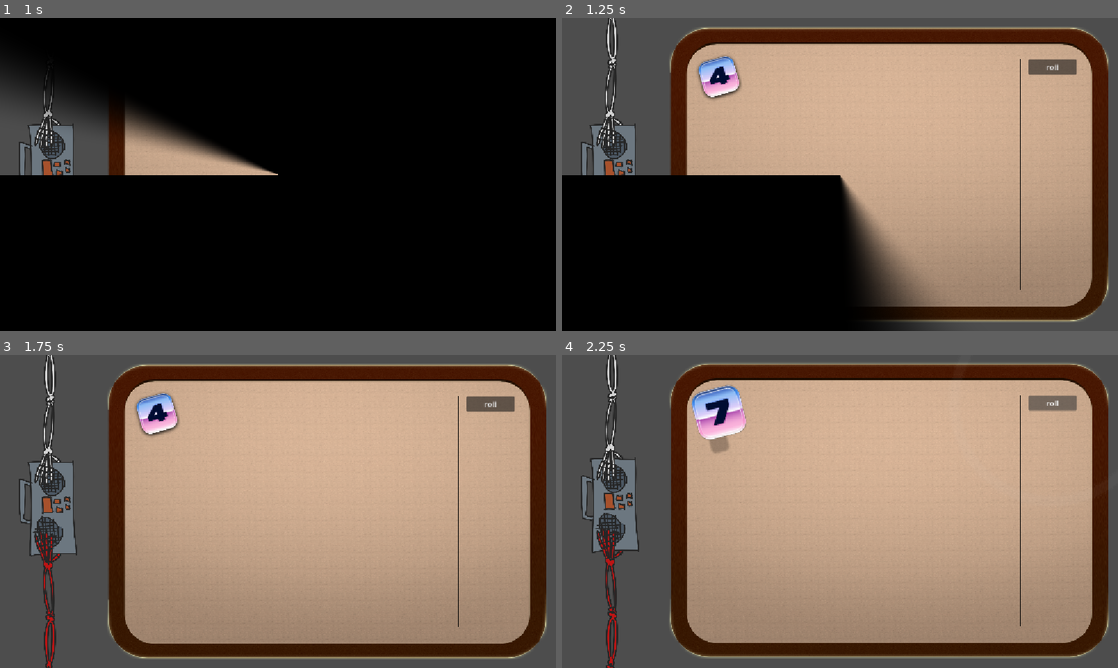
Above: before the commit, frames 1-4 (two rows, left to right).
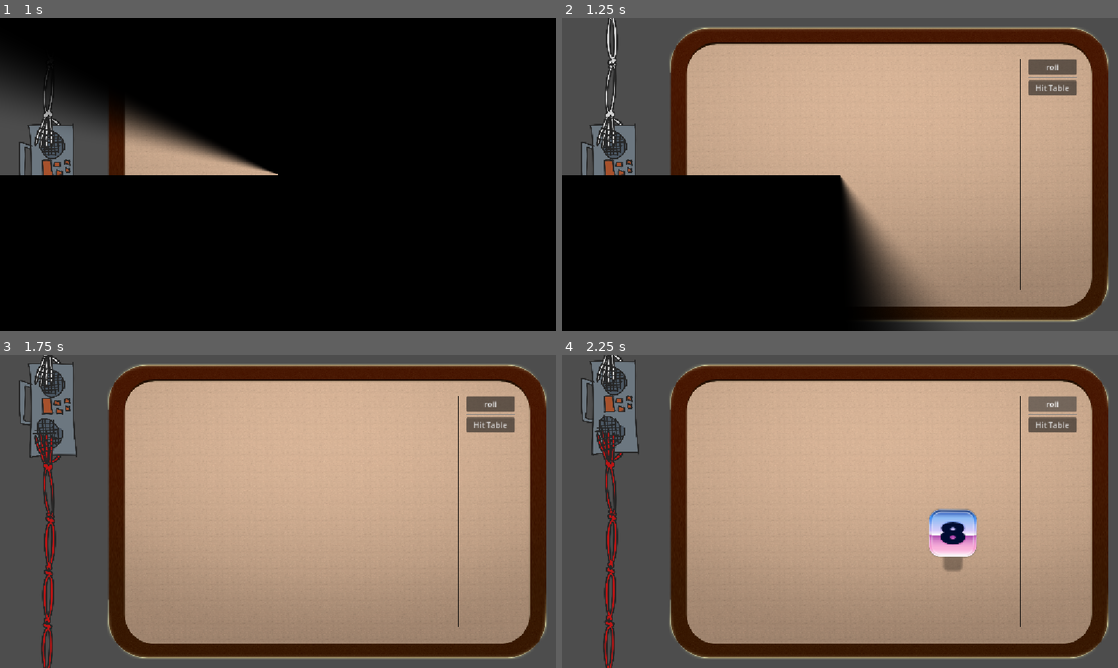
Above: after the commit, the same moments.

Repository: vhoyer/ludum_dare_60
Game: Godot game, scene res://stages/main_menu/main_menu.tscn
Two runs of this game, one before a commit and one after it. Both use one fixed random seed, a clock stepped at 60 frames per second and the inputs below.
Inputs (mouse positions are in pixels of both pictures, inside the frame that each line leads up to):
- Up to frame 1 (1 s): click "start! ,)" at 0.5 s
- Up to frame 2 (1.25 s): no input
- Up to frame 3 (1.75 s): move the mouse to (400, 495) at 1.27 s; hold Right (ui_right) from 1.28 s (still down); tap K at 1.35 s; click (400, 495) at 1.42 s
- Up to frame 4 (2.25 s): release Right (ui_right) at 2 s; click "roll" at 2 s

Frame 1 is identical in both runs. In frame 2, 1.3% of the frame differs, in the area x 24-93%, y 11-27%; in frame 3, 6.4%; in frame 4, 11%, in the area x 3-99%, y 0-100%.

Commit message:
✨ Add physics to the dice roll

Diff:
--- a/components/game_dice/game_dice.gd
+++ b/components/game_dice/game_dice.gd
@@ -1,6 +1,8 @@
 @tool
 class_name GameDice
-extends Node2D
+extends RigidBody2D
+
+const ROTATION_RANGE = 18
 
 
 signal roll_finished()
@@ -22,7 +24,9 @@
 @export_range(0, 1)
 var _height: float = 0:
 	set(value):
-		_height = value
+		_height = clamp(value, 0, 1)
+		if _height <= 0:
+			AudioEventBus.emit(AudioEventBus.Id.DIE_LANDED)
 		_model_updated.emit()
 
 
@@ -68,20 +72,39 @@
 	_process_rolling(delta)
 
 
-func roll(result: int) -> void:
+func _integrate_forces(state: PhysicsDirectBodyState2D) -> void:
+	if _height > 0.05: return
+
+	state.apply_impulse(-1 * state.linear_velocity * 0.1)
+	pass
+
+
+func roll(result: int, throw_direction:= Vector2.ZERO, throw_force:= 10.0) -> void:
 	_rolling = true
 	_rolling_counter = 0
 	AudioEventBus.emit(AudioEventBus.Id.DIE_ROLLING)
 
-	const ROTATION_RANGE = 18
-	var tween_rotation = self.create_tween()
-	tween_rotation.set_trans(Tween.TRANS_CIRC).set_ease(Tween.EASE_IN_OUT)
-	tween_rotation.tween_property(
-		visual_root,
-		"rotation_degrees",
-		(randf() * ROTATION_RANGE * 2 - ROTATION_RANGE),
-		_dice_rising_time * 2)
+	_randomize_rotation(_dice_rising_time * 10)
 
+	_height = 1
+
+	var tween = self.create_tween()
+	tween.set_trans(Tween.TRANS_BOUNCE).set_ease(Tween.EASE_OUT)
+	tween.tween_property(self, "_height", 0, _dice_rising_time * 10)
+	tween.tween_callback(func():
+		_rolling = false
+		sprite_dice.frame = result
+		roll_finished.emit()
+		pass)
+
+	self.apply_impulse(throw_direction.normalized() * throw_force)
+
+func reroll(result: int) -> void:
+	_rolling = true
+	_rolling_counter = 0
+	AudioEventBus.emit(AudioEventBus.Id.DIE_ROLLING)
+
+	_randomize_rotation(_dice_rising_time * 2)
 
 	var tween = self.create_tween()
 	tween.set_trans(Tween.TRANS_CIRC).set_ease(Tween.EASE_IN_OUT)
@@ -91,8 +114,18 @@
 		_rolling = false
 		sprite_dice.frame = result
 		roll_finished.emit()
-		AudioEventBus.emit(AudioEventBus.Id.DIE_LANDED)
 		pass)
+
+
+func _randomize_rotation(duration: float) -> void:
+	var tween_rotation = self.create_tween()
+	tween_rotation.set_trans(Tween.TRANS_SINE).set_ease(Tween.EASE_IN_OUT)
+	tween_rotation.tween_property(
+		visual_root,
+		"rotation_degrees",
+		(randf() * ROTATION_RANGE * 2 - ROTATION_RANGE),
+		duration)
+
 
 
 func _process_rolling(delta: float) -> void:
--- a/components/game_dice/game_dice.tscn
+++ b/components/game_dice/game_dice.tscn
@@ -4,14 +4,26 @@
 [ext_resource type="Texture2D" uid="uid://c5nmda5fkohgw" path="res://assets/dice/dropshadow.png" id="2_1pb4h"]
 [ext_resource type="Texture2D" uid="uid://eiphalqmewu4" path="res://assets/dice/rubik saturated.png" id="3_hpgiv"]
 
-[node name="GameDice" type="Node2D" unique_id=1293005474]
+[sub_resource type="PhysicsMaterial" id="PhysicsMaterial_no1gd"]
+bounce = 0.4
+
+[sub_resource type="CircleShape2D" id="CircleShape2D_n26ti"]
+radius = 92.0
+
+[node name="GameDice" type="RigidBody2D" unique_id=1964370385]
+physics_material_override = SubResource("PhysicsMaterial_no1gd")
+lock_rotation = true
 script = ExtResource("1_kdbr7")
 _dice_rising_time = 0.2
 _light_direction = Vector2(0, 0.5)
 
+[node name="CollisionShape2D" type="CollisionShape2D" parent="." unique_id=1753354572]
+unique_name_in_owner = true
+scale = Vector2(0.5, 0.5)
+shape = SubResource("CircleShape2D_n26ti")
+
 [node name="VisualRoot" type="Node2D" parent="." unique_id=1336242043]
 unique_name_in_owner = true
-rotation = -0.2748714
 scale = Vector2(0.5, 0.5)
 
 [node name="DiceShadow" type="Sprite2D" parent="VisualRoot" unique_id=149343767]
--- a/project.godot
+++ b/project.godot
@@ -51,6 +51,10 @@
 
 theme/custom="uid://b10mtsfylwshn"
 
+[physics]
+
+2d/default_gravity_vector=Vector2(0, 0)
+
 [rendering]
 
 renderer/rendering_method="gl_compatibility"
--- a/stages/main/main.gd
+++ b/stages/main/main.gd
@@ -1,22 +1,73 @@
 extends Node
+
+const GAME_DICE_SCENE = preload('uid://cvf0j1cif853i')
 
 
 @onready
 var dices_group: Node2D = %Dices
 
 @onready
+var dice_spawn: Node2D = %DiceSpawn
+
+@onready
 var tug_of_war: GameTugOfWar = %GameTugOfWar
 
 
+@export_group('throw', '_throw')
+@export
+var _throw_direction: Vector2
+
+@export
+var _throw_direction_variation_rad: float = 0.1
+
+@export
+var _throw_force: float
+
+@export
+var _throw_inbetween_interval: float = 0.3
+
+
+func _ready() -> void:
+	SaveManager.data.watch(self, ['points', 'current_level'], func():
+		tug_of_war.value = SaveManager.data.points / LevelsManager.current.goal
+		pass)
+
+
 func _on_roll_button_button_down() -> void:
+	VHDUtils.remove_children(dices_group)
+
 	SaveManager.data.points = 0
 
 	AudioEventBus.emit(AudioEventBus.Id.DICE_ROLL_REQUESTED)
 
+	for _i: int in SaveManager.data.dice_count:
+		var dice = GAME_DICE_SCENE.instantiate()
+		dices_group.add_child(dice)
+		dice.global_position = dice_spawn.global_position
+
+		var value = randi() % 6 + 1
+
+		dice.roll(
+			value,
+			_throw_direction.rotated(randf() * _throw_direction_variation_rad * 2 - _throw_direction_variation_rad),
+			_throw_force)
+
+		dice.roll_finished.connect(func():
+			SaveManager.data.points += value
+			pass,
+			CONNECT_ONE_SHOT)
+
+		await self.get_tree().create_timer(_throw_inbetween_interval).timeout
+
+
+func _on_hit_table_button_button_down() -> void:
+	SaveManager.data.points = 0
+
 	for dice: GameDice in dices_group.get_children():
 		var value = randi() % 6 + 1
-		dice.roll(value)
-		SaveManager.data.points += value
+		dice.reroll(value)
 
-	var max_points:= dices_group.get_child_count() * 6
-	tug_of_war.value = SaveManager.data.points / float(max_points)
+		dice.roll_finished.connect(func():
+			SaveManager.data.points += value
+			pass,
+			CONNECT_ONE_SHOT)
--- a/stages/main/main.tscn
+++ b/stages/main/main.tscn
@@ -1,13 +1,23 @@
 [gd_scene format=3 uid="uid://boew20gyqimy6"]
 
 [ext_resource type="Script" uid="uid://bjdopl13o6krk" path="res://stages/main/main.gd" id="1_60rri"]
-[ext_resource type="PackedScene" uid="uid://cvf0j1cif853i" path="res://components/game_dice/game_dice.tscn" id="2_5powy"]
 [ext_resource type="Texture2D" uid="uid://bgsm4wruhcjqm" path="res://assets/alien/enemy1.png" id="2_j6wwd"]
 [ext_resource type="PackedScene" uid="uid://cpsa1qlgdobpb" path="res://components/game_tug_of_war/game_tug_of_war.tscn" id="2_usqqw"]
 [ext_resource type="PackedScene" uid="uid://usqu7frh72wo" path="res://components/game_cursor/game_cursor.tscn" id="2_woy08"]
 [ext_resource type="PackedScene" uid="uid://kfbhin5nkdnx" path="res://components/game_table/game_table.tscn" id="5_no1gd"]
 [ext_resource type="Script" uid="uid://d161jm3n6y53c" path="res://components/game_cursor/cursor_on_parent.gd" id="6_4vbm2"]
 [ext_resource type="Resource" uid="uid://i1wcyjmq7t4p" path="res://components/game_cursor/cursors/hand.tres" id="7_no1gd"]
+
+[sub_resource type="WorldBoundaryShape2D" id="WorldBoundaryShape2D_n26ti"]
+normal = Vector2(1, 0)
+
+[sub_resource type="WorldBoundaryShape2D" id="WorldBoundaryShape2D_no1gd"]
+normal = Vector2(-1, 0)
+
+[sub_resource type="WorldBoundaryShape2D" id="WorldBoundaryShape2D_3f6tk"]
+normal = Vector2(0, 1)
+
+[sub_resource type="WorldBoundaryShape2D" id="WorldBoundaryShape2D_axbkc"]
 
 [sub_resource type="StyleBoxLine" id="StyleBoxLine_no1gd"]
 content_margin_left = 0.0
@@ -24,6 +34,10 @@
 grow_horizontal = 2
 grow_vertical = 2
 script = ExtResource("1_60rri")
+_throw_direction = Vector2(-1, -1)
+_throw_direction_variation_rad = 0.5
+_throw_force = 1000.0
+_throw_inbetween_interval = 0.015
 
 [node name="Camera2D" type="Camera2D" parent="." unique_id=1225823530]
 anchor_mode = 0
@@ -84,11 +98,30 @@
 size = Vector2i(916, 616)
 render_target_update_mode = 4
 
+[node name="TableBoundaries" type="StaticBody2D" parent="VBoxContainer/Dices/HBoxContainer/MarginContainer/SubViewportContainer/SubViewport" unique_id=363925701]
+
+[node name="CollisionShape2D" type="CollisionShape2D" parent="VBoxContainer/Dices/HBoxContainer/MarginContainer/SubViewportContainer/SubViewport/TableBoundaries" unique_id=1716343004]
+position = Vector2(40, 249)
+shape = SubResource("WorldBoundaryShape2D_n26ti")
+
+[node name="CollisionShape2D2" type="CollisionShape2D" parent="VBoxContainer/Dices/HBoxContainer/MarginContainer/SubViewportContainer/SubViewport/TableBoundaries" unique_id=1843171515]
+position = Vector2(728, 249)
+shape = SubResource("WorldBoundaryShape2D_no1gd")
+
+[node name="CollisionShape2D3" type="CollisionShape2D" parent="VBoxContainer/Dices/HBoxContainer/MarginContainer/SubViewportContainer/SubViewport/TableBoundaries" unique_id=675039779]
+position = Vector2(404, 40)
+shape = SubResource("WorldBoundaryShape2D_3f6tk")
+
+[node name="CollisionShape2D4" type="CollisionShape2D" parent="VBoxContainer/Dices/HBoxContainer/MarginContainer/SubViewportContainer/SubViewport/TableBoundaries" unique_id=510147364]
+position = Vector2(404, 582)
+shape = SubResource("WorldBoundaryShape2D_axbkc")
+
 [node name="Dices" type="Node2D" parent="VBoxContainer/Dices/HBoxContainer/MarginContainer/SubViewportContainer/SubViewport" unique_id=1878736496]
 unique_name_in_owner = true
 
-[node name="GameDice" parent="VBoxContainer/Dices/HBoxContainer/MarginContainer/SubViewportContainer/SubViewport/Dices" unique_id=1293005474 instance=ExtResource("2_5powy")]
-position = Vector2(105, 105)
+[node name="DiceSpawn" type="Marker2D" parent="VBoxContainer/Dices/HBoxContainer/MarginContainer/SubViewportContainer/SubViewport" unique_id=289558422]
+unique_name_in_owner = true
+position = Vector2(665, 536)
 
 [node name="TableInside" type="MarginContainer" parent="VBoxContainer/Dices" unique_id=1203254494]
 layout_mode = 2
@@ -118,9 +151,17 @@
 size_flags_vertical = 8
 text = "roll"
 
-[node name="CursorOnParent" type="Node" parent="VBoxContainer/Dices/TableInside/HBoxContainer/VBoxContainer2/RollButton" unique_id=1497928893]
+[node name="HSeparator" type="HSeparator" parent="VBoxContainer/Dices/TableInside/HBoxContainer/VBoxContainer2" unique_id=1699371908]
+layout_mode = 2
+
+[node name="HitTableButton" type="Button" parent="VBoxContainer/Dices/TableInside/HBoxContainer/VBoxContainer2" unique_id=1059237294]
+layout_mode = 2
+text = "Hit Table"
+
+[node name="CursorOnParent" type="Node" parent="VBoxContainer/Dices/TableInside/HBoxContainer/VBoxContainer2/HitTableButton" unique_id=1497928893]
 script = ExtResource("6_4vbm2")
 cursor = ExtResource("7_no1gd")
 metadata/_custom_type_script = "uid://d161jm3n6y53c"
 
 [connection signal="button_down" from="VBoxContainer/Dices/TableInside/HBoxContainer/VBoxContainer2/RollButton" to="." method="_on_roll_button_button_down"]
+[connection signal="button_down" from="VBoxContainer/Dices/TableInside/HBoxContainer/VBoxContainer2/HitTableButton" to="." method="_on_hit_table_button_button_down"]
